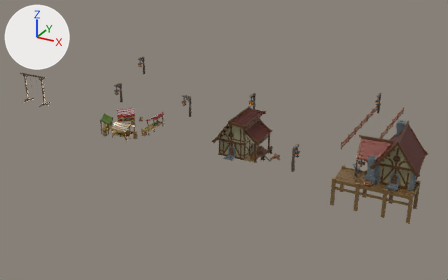
A saved change to the glTF model three/resources/envreborn rumah.gltf.
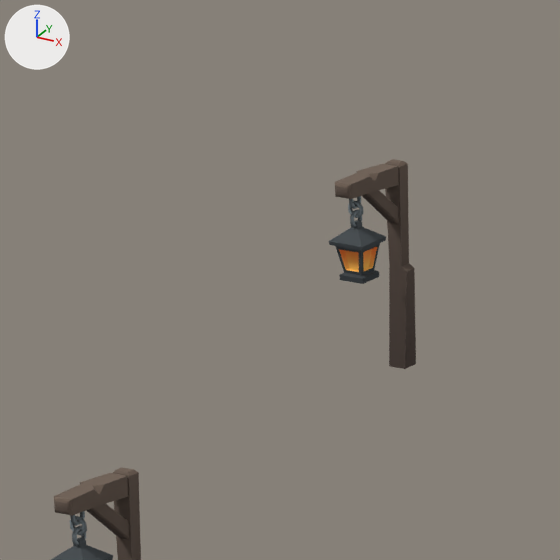
The first picture shows the older version from a 50 mm lens placed at (40.7, -96.1, 37.6), pointed at (-1.6, -19.1, -1.0). The close-ups show both versions on the part from 25% to 35% of the width and 15% to 32% of the height of that picture; other places that the commit changed are outside them. Lighting does not change. The marker at upper left points along +X, +Y and +Z. Where no turn or scale is listed for an object, it has been applied to the vertices.

Names of what the first close-up shows: 'post_lantern.003', 'post_lantern.004', 'post_lantern_lantern.002', 'post_lantern_lantern.003'.
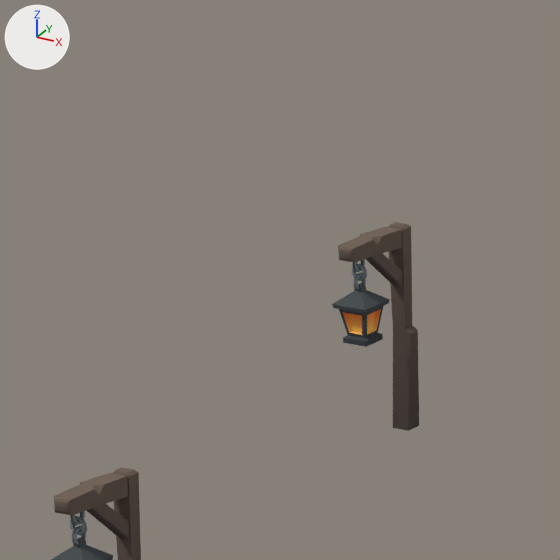
Pixel boxes [x1, y1, x2, y2] of what changed, in the close-ups (560 x 560 px):
'post_lantern.003', moved: before [335, 159, 416, 369]; after [338, 222, 419, 431]
'post_lantern_lantern.002', moved: before [329, 196, 386, 284]; after [332, 259, 390, 347]

Patch to the scene script:
```diff
--- a/three/resources/envreborn rumah.gltf.py
+++ b/three/resources/envreborn rumah.gltf.py
@@ ob_post_lantern_003 @@
 ob_post_lantern_003 = bpy.data.objects.new('post_lantern.003', me_post_lantern_004)
-ob_post_lantern_003.location = (-25.75, -6.12, 2.35)
+ob_post_lantern_003.location = (-25.75, -6.12, 1.33)
@@ ob_post_lantern_lantern_002 @@
 ob_post_lantern_lantern_002 = bpy.data.objects.new('post_lantern_lantern.002', me_post_lantern_lantern_002)
-ob_post_lantern_lantern_002.location = (-25.75, -7.12, 5.35)
+ob_post_lantern_lantern_002.location = (-25.75, -7.12, 4.33)
```
